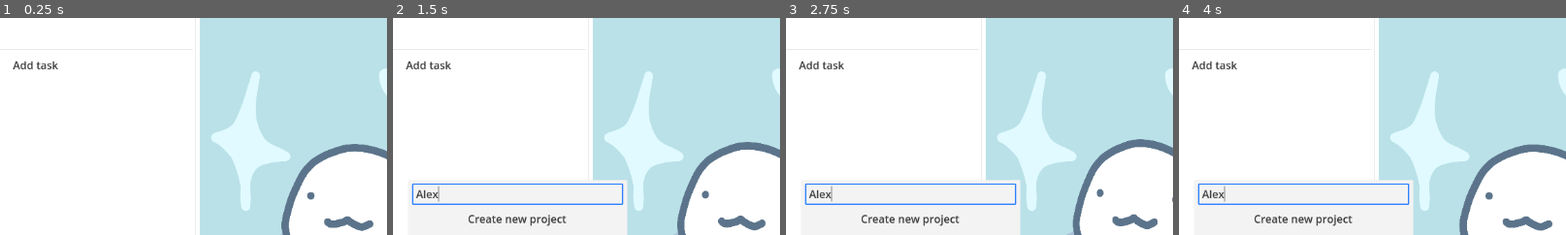
Above: before the commit, frames 1-4 (left to right).
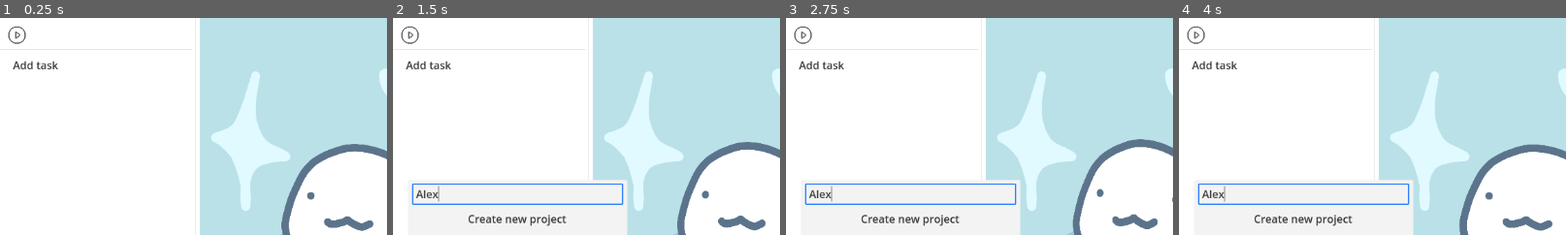
Above: after the commit, the same moments.

Repository: piksalchaos/taskapet
Game: Godot game, scene res://scenes/main.tscn
Same seed, same stepped clock (60 frames per second), same inputs: the game is played once before the commit and once after it.
Inputs (mouse positions are % of the whole screen's width and height, from its top left):
- Up to frame 1 (0.25 s): no input
- Up to frame 2 (1.5 s): click (16, 2) at 0.5 s; click (50, 44) at 1.27 s; type "Alex" at 1.35 s
- Up to frame 3 (2.75 s): click (16, 2) at 2 s
- Up to frame 4 (4 s): click (36, 8) at 2.77 s; click (36, 8) at 3.52 s
The pictures show only the part of the screen within x 34-84%, y 4-54%; the shares and areas given below are measured in that part.

The runs differ from the first frame. In frame 1, 0.1% of the frame differs, in the area x 2-7%, y 3-13%; in frame 2, 0.1%; in frame 3, 0.1%; in frame 4, 0.1%.
Error after the commit: Invalid access to property or key 'time_changed' on a base object of type 'Nil'. (res://scenes/gui/task_display.gd:9)

Commit message:
added time and start/stop button to task display

Diff:
--- /dev/null
+++ b/scenes/gui/task_display.gd
@@ -0,0 +1,12 @@
+extends VBoxContainer
+
+@onready var time_label: Label = $HBoxContainer/Time
+@onready var play_button: TextureButton = $HBoxContainer/PlayButton
+
+@export var task: Task
+
+func _ready():
+	task.time_changed.connect(change_time)
+
+func change_time(h: int, m: int, s: int):
+	time_label.text = "%02d:%02d" % [m, s]
--- a/scenes/gui/task_display.tscn
+++ b/scenes/gui/task_display.tscn
@@ -1,8 +1,12 @@
-[gd_scene format=3 uid="uid://b0p3vt5lgwf6"]
+[gd_scene load_steps=3 format=3 uid="uid://b0p3vt5lgwf6"]
+
+[ext_resource type="Texture2D" uid="uid://cv7exl4lnbmuc" path="res://assets/images/play-button.png" id="1_chhdj"]
+[ext_resource type="Script" uid="uid://cay8bpay7qc6u" path="res://scenes/gui/task_display.gd" id="1_l1k3e"]
 
 [node name="TaskDisplay" type="VBoxContainer"]
 offset_right = 179.0
 offset_bottom = 39.0
+script = ExtResource("1_l1k3e")
 
 [node name="HBoxContainer" type="HBoxContainer" parent="."]
 layout_mode = 2
@@ -17,5 +21,14 @@
 [node name="Time" type="Label" parent="HBoxContainer"]
 layout_mode = 2
 
+[node name="PlayButton" type="TextureButton" parent="HBoxContainer"]
+custom_minimum_size = Vector2(30, 30)
+layout_mode = 2
+size_flags_horizontal = 8
+size_flags_vertical = 4
+texture_normal = ExtResource("1_chhdj")
+ignore_texture_size = true
+stretch_mode = 4
+
 [node name="HSeparator" type="HSeparator" parent="."]
 layout_mode = 2
--- a/scenes/main.gd
+++ b/scenes/main.gd
@@ -6,7 +6,6 @@
 	pet.health_changed.connect(main_screen.change_health)
 	pet.exp_changed.connect(main_screen.change_exp)
 
-# session.time_changed.connect(gui.change_time)
 const SESSION = preload("res://scenes/task/session/session.tscn")
 
 @onready var pet: Pet = $Pet
--- a/scenes/task/session/session.gd
+++ b/scenes/task/session/session.gd
@@ -7,7 +7,6 @@
 @onready var timed_task_scene = preload("res://scenes/task/timed_task/timed_task.tscn")
 
 signal new_day()
-signal time_changed(task: Task, h: int, m: int, s: int)
 
 func _on_child_entered_tree(node: Node) -> void:
 	if not node is Task: return
@@ -15,12 +14,9 @@
 	node.started.connect(stop_tasks)
 	node.failed.connect(pet.on_task_failed)
 	node.succeeded.connect(pet.on_task_succeeded)
-	node.time_changed.connect(on_task_time_changed)
 
 	new_day.connect(node.on_new_day)
 
-func on_task_time_changed(task: Task, h: int, m: int, s: int):
-	time_changed.emit(task, h, m, s)
 
 func stop_tasks(started_task: Task):
 	for task in get_children():
--- a/scenes/task/task.gd
+++ b/scenes/task/task.gd
@@ -8,7 +8,7 @@
 signal started(task: Task)
 signal failed(pts: int)
 signal succeeded(pts: int)
-signal time_changed(task: Task, h: int, m: int, s: int)
+signal time_changed(h: int, m: int, s: int)
 
 var current_hms: Vector3i
 
@@ -22,7 +22,7 @@
 
 	# if a second has passed, update time display
 	if current_hms[2] != hms[2]:
-		time_changed.emit(self, hms[0], hms[1], hms[2])
+		time_changed.emit(hms[0], hms[1], hms[2])
 		current_hms = hms
 
 func start():
Binary file added: assets/images/output-onlinepngtools.png
Not shown, added: assets/images/output-onlinepngtools.png.import
Binary file added: assets/images/play-button.png
Not shown, added: assets/images/play-button.png.import
Not shown, added: scenes/gui/task_display.gd.uid
